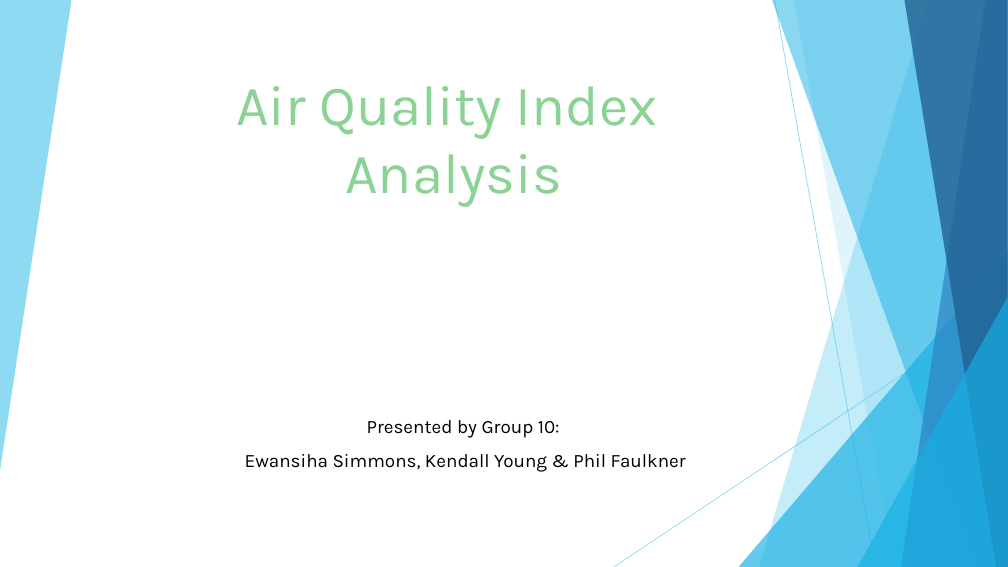
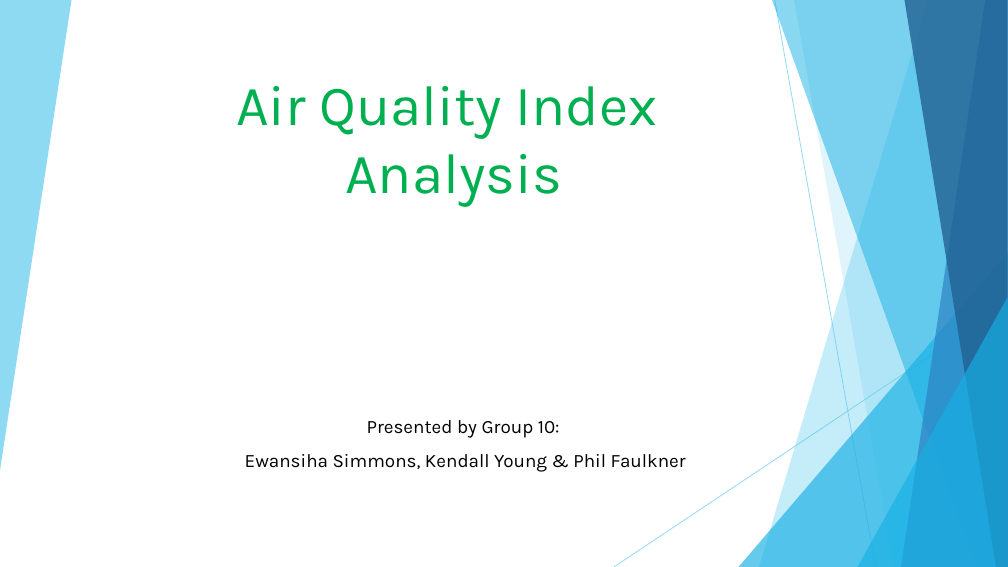
Before and after one commit to Kgyoung01/Project-10, a slide deck: slide 1 of Air Quality Index Analysis Presentation.pptx. Drawn at 1008x567 pixels with LibreOffice and Linux fonts; fonts in the diff are those of the drawing. Boxes give left, top, right and bottom in pixels: in the first picture for what was removed or moved away, otherwise in the second. Text is boxed around its words. In the diff, an @@ line names an element or a change of style, - is before the commit and + after.

```diff
--- a/Air Quality Index Analysis Presentation.pptx
+++ b/Air Quality Index Analysis Presentation.pptx
@@ title "Air Quality Index Analysis" at (236,86,658,207): text colour #8AD394 to #00B050 @@
```
Also in this commit, not shown: 10 other slides changed.
